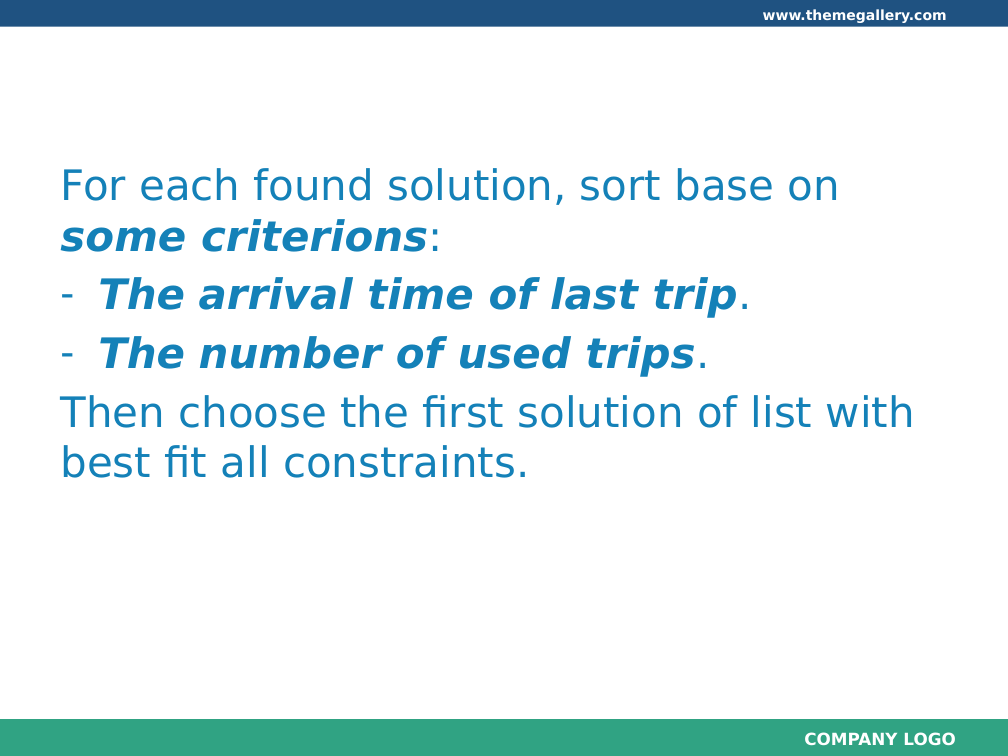
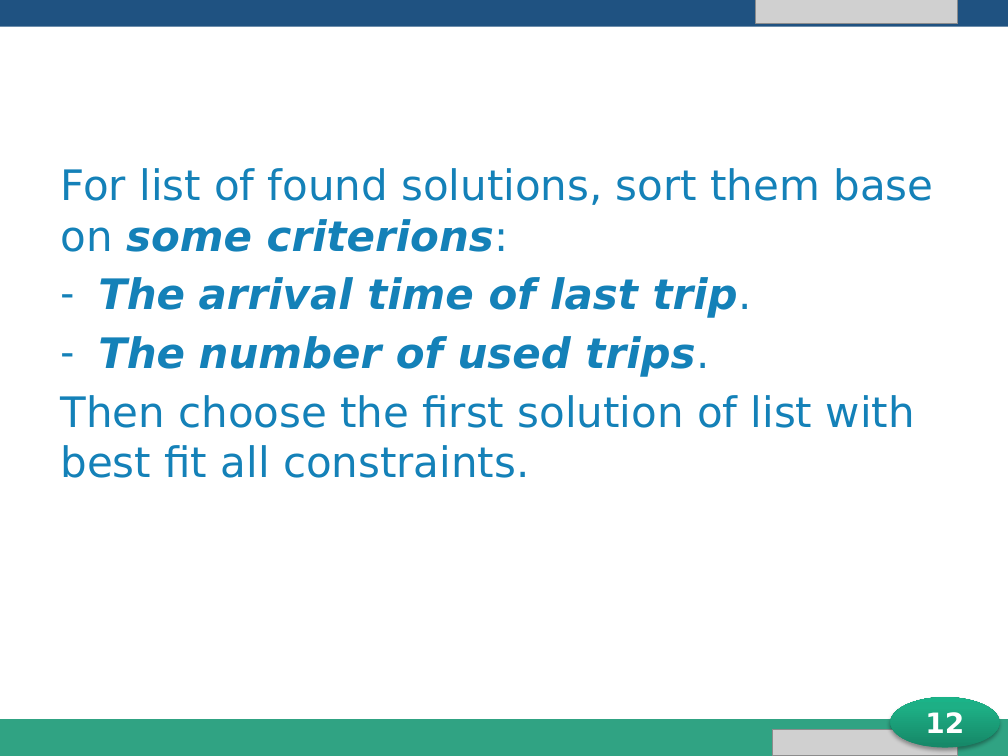
Before and after one commit to longdao2904/capstone-project-teamx, a slide deck: slide 12 of iDeliver presentation.pptx. Drawn at 1008x756 pixels with LibreOffice and Linux fonts; fonts in the diff are those of the drawing; grey boxes stand for pictures; background and template pictures are left out. Boxes give left, top, right and bottom in pixels: in the first picture for what was removed or moved away, otherwise in the second. Text is boxed around its words. In the diff, an @@ line names an element or a change of style, - is before the commit and + after.

```diff
--- a/iDeliver presentation.pptx
+++ b/iDeliver presentation.pptx
@@ picture added at [756,0,958,24] @@
@@ text at [60,168,933,252]: text changed @@
-For each found solution, sort base on some criterions:
+For list of found solutions, sort them base on some criterions:
@@ ellipse added at [890,698,999,748], fill gradient #178767 to #1EB086 to #1BB388, 20 pt, text #FFFFFF, bold @@
+12
@@ picture added at [773,730,958,756] @@
```
Also in this commit, not shown: 19 other slides changed.
